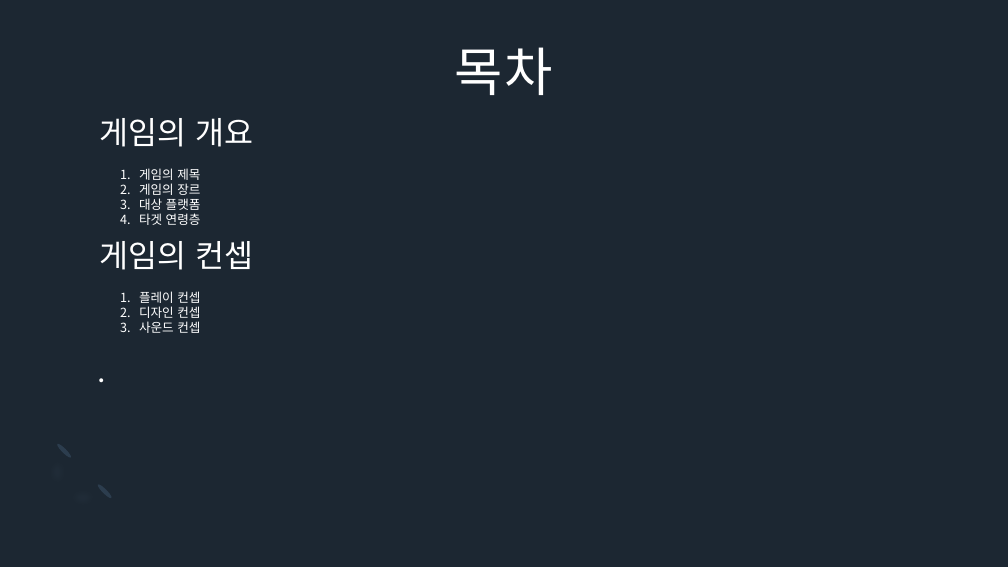
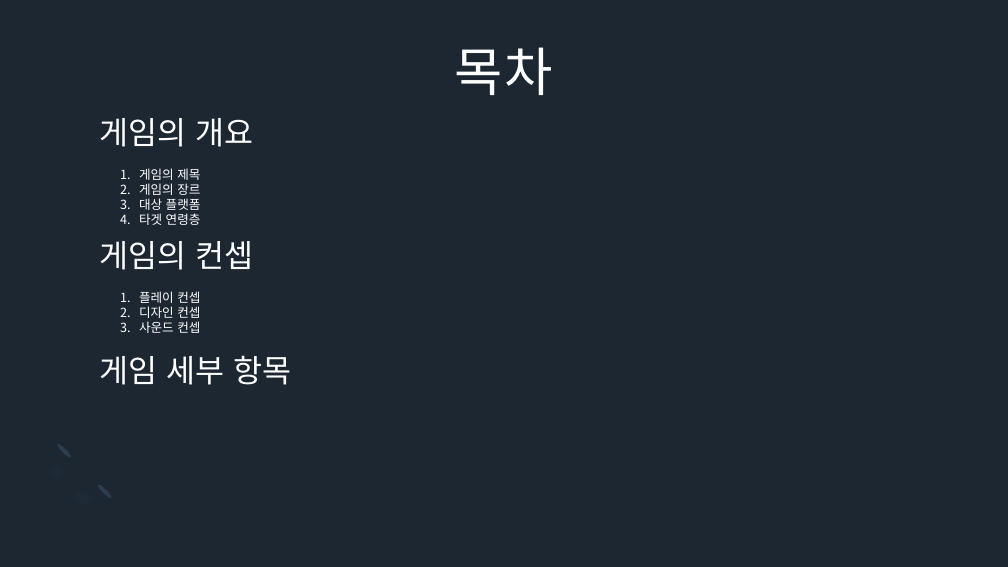
Before and after one commit to Icloy/2D_Roguelike, a slide deck: slide 2 of 기획서.pptx. Drawn at 1008x567 pixels with LibreOffice and Linux fonts; fonts in the diff are those of the drawing. Boxes give left, top, right and bottom in pixels: in the first picture for what was removed or moved away, otherwise in the second. Text is boxed around its words. In the diff, an @@ line names an element or a change of style, - is before the commit and + after.

```diff
--- a/기획서.pptx
+++ b/기획서.pptx
@@ text at <box>100,355,291,385</box>: text changed @@
-.
+게임 세부 항목
```
Also in this commit, not shown: 9 other slides changed, 3 slides added.
